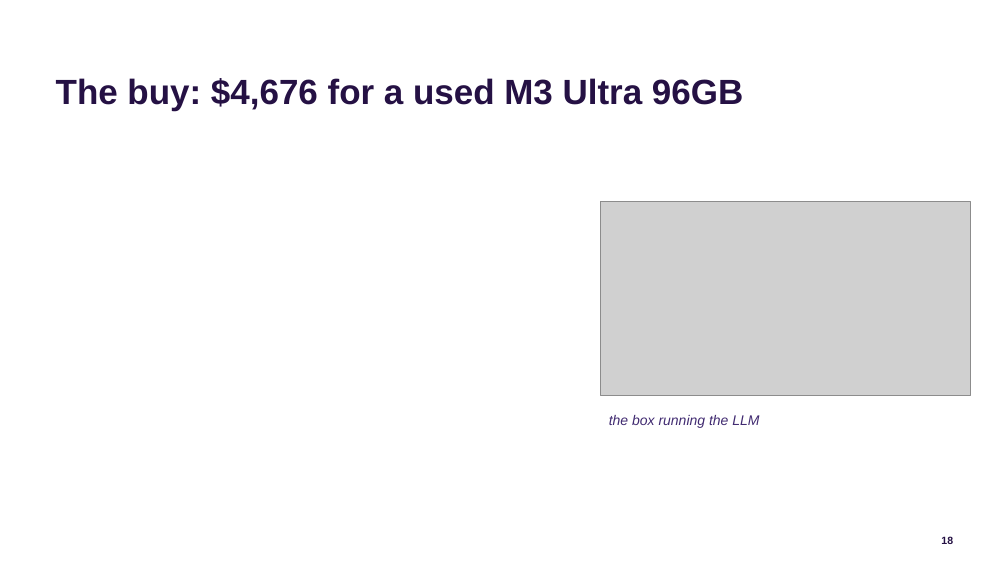
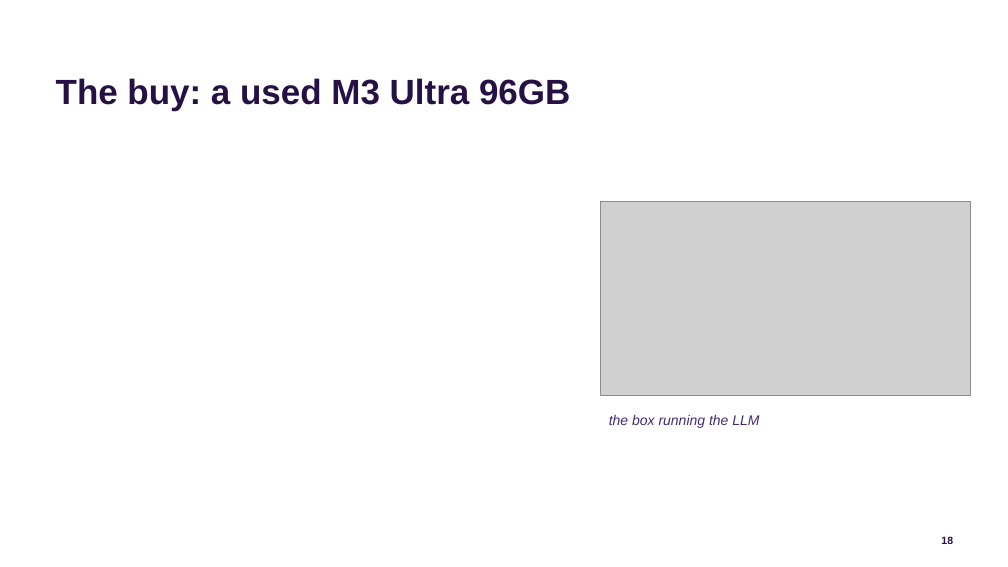
Before and after one commit to jconnolly/local-llm-pi5, a slide deck: slide 18 of local-llm-datasociety.pptx. Drawn at 1008x567 pixels with LibreOffice and Linux fonts; fonts in the diff are those of the drawing; grey boxes stand for pictures; background and template pictures are left out. Boxes give left, top, right and bottom in pixels: in the first picture for what was removed or moved away, otherwise in the second. Text is boxed around its words. In the diff, an @@ line names an element or a change of style, - is before the commit and + after.

```diff
--- a/local-llm-datasociety.pptx
+++ b/local-llm-datasociety.pptx
@@ title at [56,78,570,111]: text changed @@
-The buy: $4,676 for a used M3 Ultra 96GB
+The buy: a used M3 Ultra 96GB
```
Also in this commit, not shown: 6 other slides changed, 3 other files.
